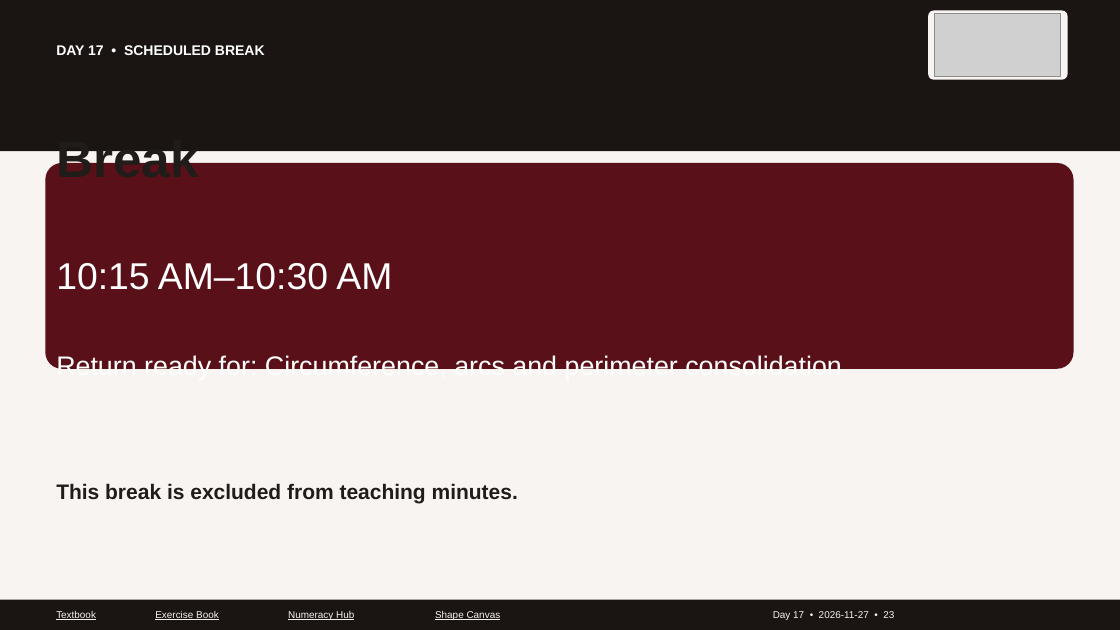
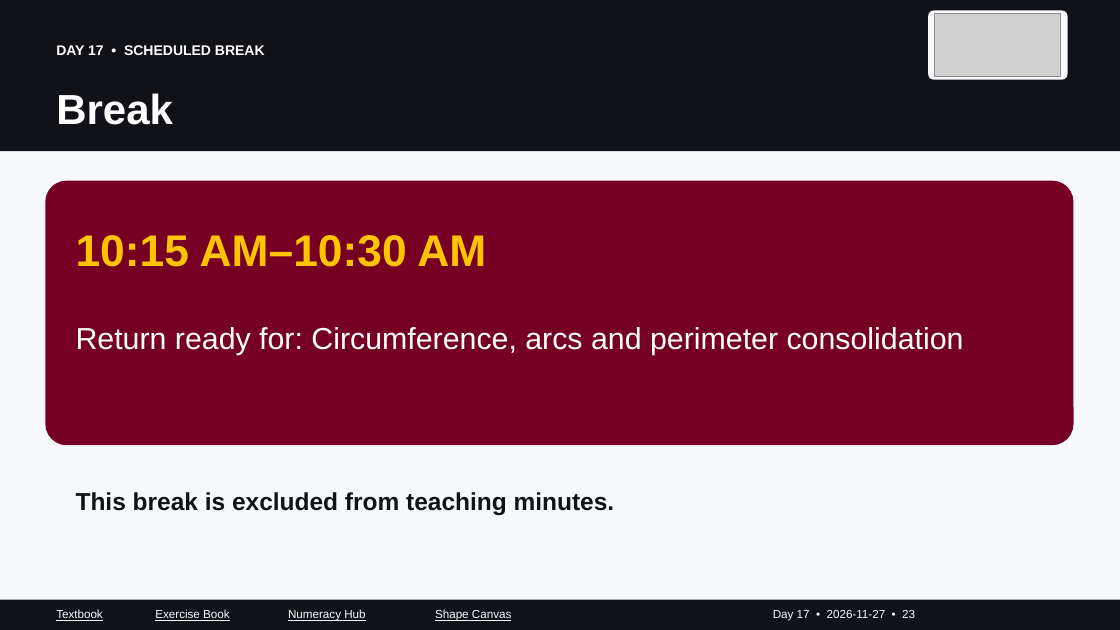
Before and after one commit to GOSTROGIS/access-trades-numeracy, a slide deck: slide 23 of carpentry/intake-141/PowerPoint/Day-17_2026-11-27_Week-5.pptx. Drawn at 1120x630 pixels with LibreOffice and Linux fonts; fonts in the diff are those of the drawing; grey boxes stand for pictures. Boxes give left, top, right and bottom in pixels: in the first picture for what was removed or moved away, otherwise in the second. Text is boxed around its words. In the diff, an @@ line names an element or a change of style, - is before the commit and + after.

Commit message:
Fix slide layout collisions and strengthen colour contrast

```diff
--- a/carpentry/intake-141/PowerPoint/Day-17_2026-11-27_Week-5.pptx
+++ b/carpentry/intake-141/PowerPoint/Day-17_2026-11-27_Week-5.pptx
@@ background #F7F4F1 to #F7F8FC @@
@@ rectangle at bbox=[0, 0, 1120, 151]: fill #1A1512 to #111218 @@
@@ text "Break": place and size @@
-text "Break" at bbox=[56, 151, 199, 187]
+text "Break" at bbox=[56, 93, 173, 125]
@@ text "Break" at bbox=[56, 93, 173, 125]: size 44 to 36 pt, text colour #201C19 to #FFFFFF; less space between paragraphs @@
@@ rounded rectangle: place and size @@
-rounded rectangle at bbox=[45, 163, 1074, 369]
+rounded rectangle at bbox=[45, 181, 1074, 445]
@@ rounded rectangle at bbox=[45, 181, 1074, 445]: fill #5A1018 to #760023 @@
@@ text "10:15 AM–10:30 AM": place and size @@
-text "10:15 AM–10:30 AM" at bbox=[56, 263, 392, 290]
+text "10:15 AM–10:30 AM" at bbox=[76, 235, 486, 267]
@@ text "10:15 AM–10:30 AM" at bbox=[76, 235, 486, 267]: size 32 to 38 pt, text colour #FFFFFF to #FFC400, bold on; less space between paragraphs @@
@@ text "Return ready for: Circumference, arcs ...": place and size @@
-text "Return ready for: Circumference, arcs ..." at bbox=[56, 354, 842, 369]
+text "Return ready for: Circumference, arcs ..." at bbox=[76, 327, 964, 355]
@@ text "Return ready for: Circumference, arcs ..." at bbox=[76, 327, 964, 355]: size 23 to 26 pt; less space between paragraphs @@
@@ text "This break is excluded from ...": place and size @@
-text "This break is excluded from ..." at bbox=[56, 483, 518, 504]
+text "This break is excluded from ..." at bbox=[76, 492, 615, 515]
@@ text "This break is excluded from ..." at bbox=[76, 492, 615, 515]: size 18 to 21 pt, text colour #201C19 to #111218; less space between paragraphs @@
@@ rectangle at bbox=[0, 600, 1120, 630]: fill #1A1512 to #111218 @@
@@ size 8.5 to 10 pt, text colour #F7F4F1 to #F7F8FC; less space between paragraphs in 5 elements at bbox=[773, 610, 915, 621], bbox=[288, 609, 365, 621], bbox=[435, 609, 511, 621], bbox=[155, 609, 230, 621], bbox=[56, 609, 103, 621] @@
```
Also in this commit, not shown: 42 other slides changed, 51 other files.
